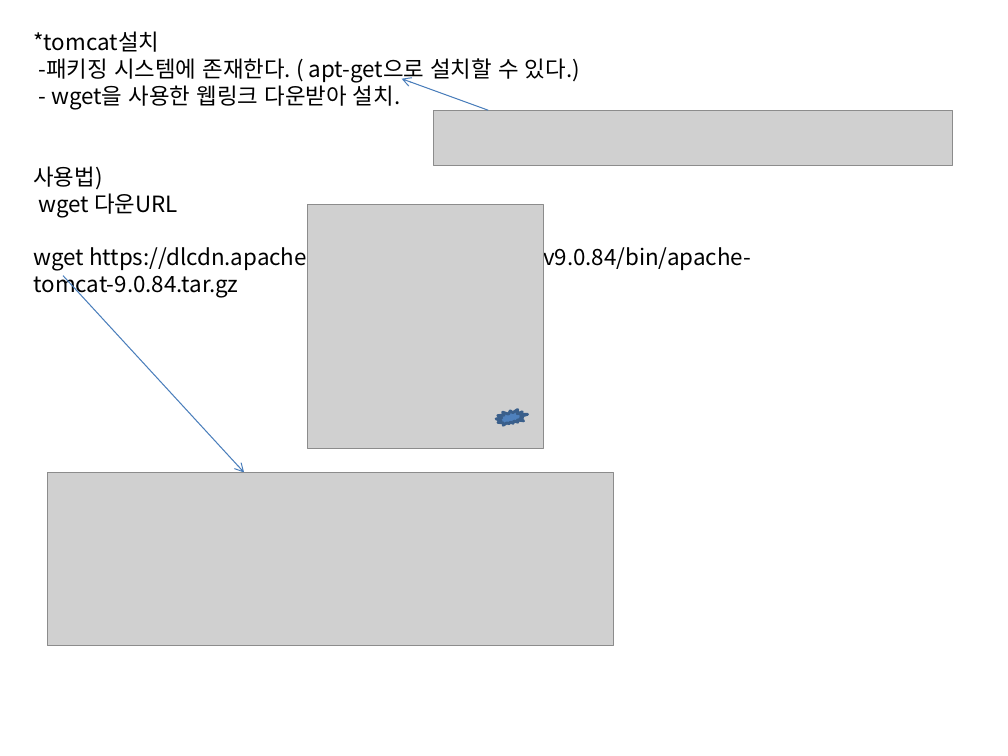
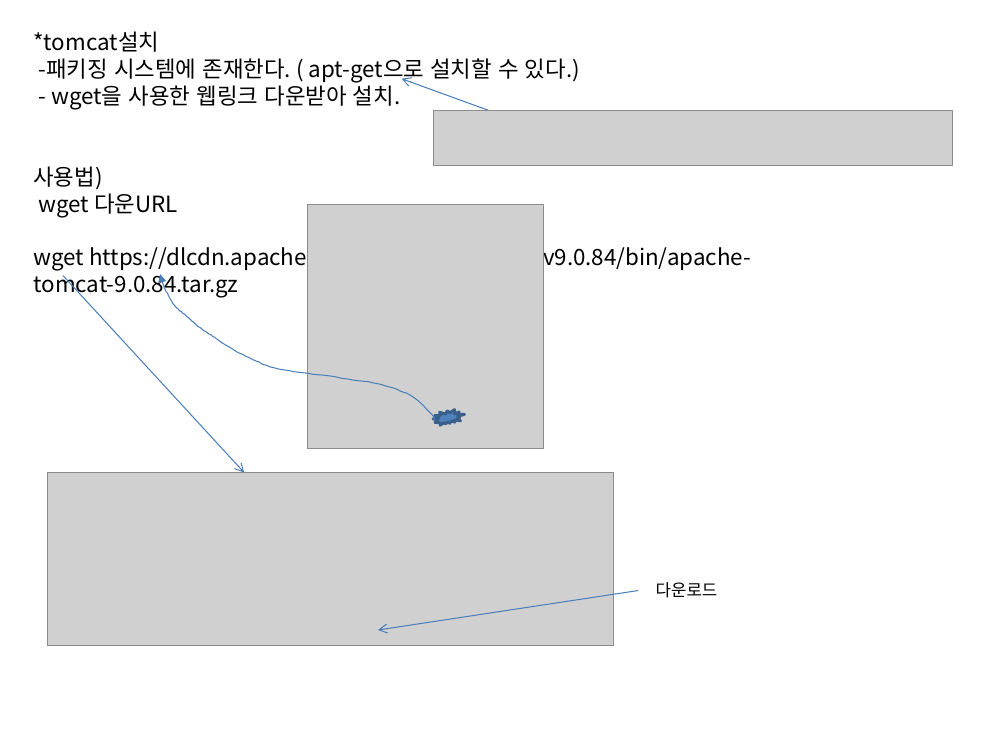
Before and after one commit to In0code/Programming_note, a slide deck: slide 7 of PPT/20231213_aws.pptx. Drawn at 1008x756 pixels with LibreOffice and Linux fonts; fonts in the diff are those of the drawing; grey boxes stand for pictures. Boxes give left, top, right and bottom in pixels: in the first picture for what was removed or moved away, otherwise in the second. Text is boxed around its words. In the diff, an @@ line names an element or a change of style, - is before the commit and + after.

```diff
--- a/PPT/20231213_aws.pptx
+++ b/PPT/20231213_aws.pptx
@@ freeform shape added at <box>160,274,434,420</box>, outline #4B7EBC 0.75 pt @@
@@ irregular seal: place and size @@
-irregular seal at <box>496,409,527,425</box>
+irregular seal at <box>433,409,465,425</box>
@@ arrow added from (638, 591) to (378, 630), #4B7EBC 0.75 pt @@
@@ text added at <box>656,582,718,598</box>, 12 pt, text #000000 @@
+다운로드
```
Also in this commit, not shown: 5 other slides changed, 5 other files.
